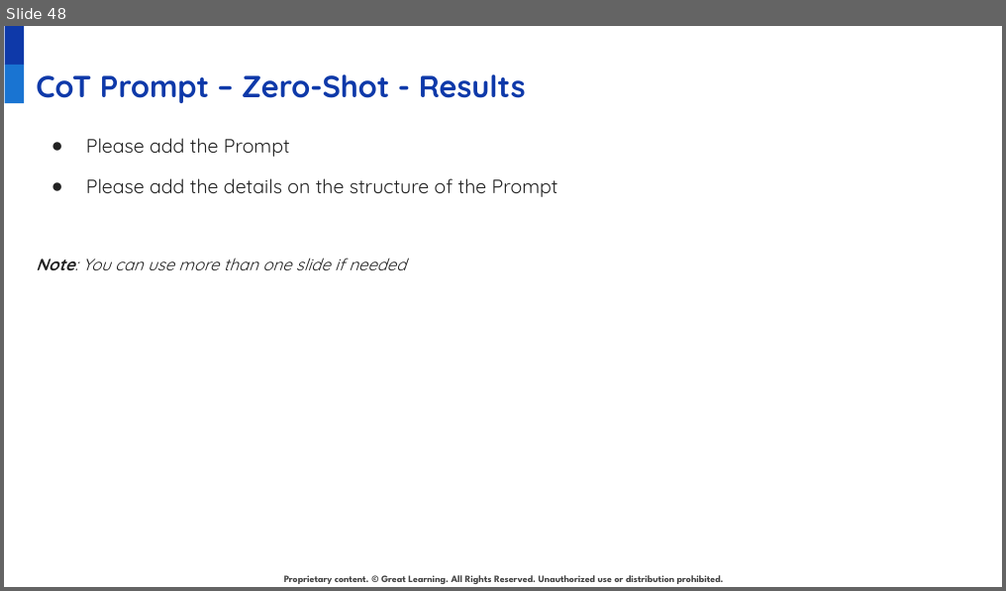
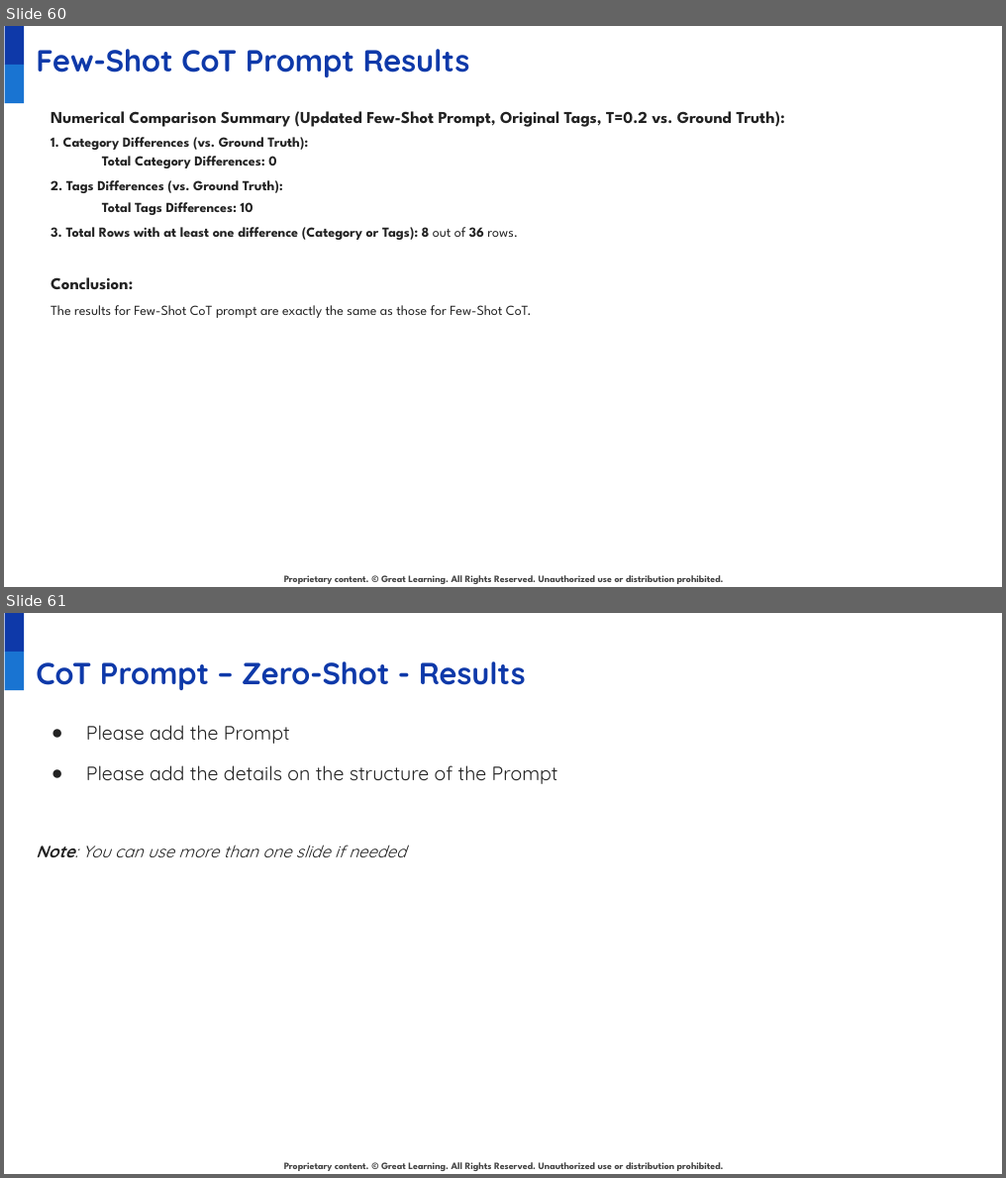
Before and after one commit to juanbucz/GreatLearning-TermProjects, a slide deck: GenAI-Powered Food Delivery Sentiment Analysis/Project Presentation - Business Applications of GenAI - John Buczkowski.pptx. Shown one above the other, each under a label of ours: slide 48 before the commit, slides 60 and 61 after it. The pictures are 1006x591 and 1006x1178 pixels, drawn with LibreOffice and Linux fonts; fonts in the diff are those of the drawing; background and template pictures are left out. Boxes give left, top, right and bottom in pixels: in the first picture for what was removed or moved away, otherwise in the second. Text is boxed around its words. In the diff, an @@ line names an element or a change of style, - is before the commit and + after.

Commit message:
GenAI - Food Delivery Sentiment Analysis - Zero-Shot and Few Shot Chain of Thought models

```diff
--- a/GenAI-Powered Food Delivery Sentiment Analysis/Project Presentation - Business Applications of GenAI - John Buczkowski.pptx
+++ b/GenAI-Powered Food Delivery Sentiment Analysis/Project Presentation - Business Applications of GenAI - John Buczkowski.pptx
@@ slide 60 added at (4,26,1002,587), background #FFFFFF; not listed: 3 template elements that a slide beside it also shows @@
@@ title added at (36,49,470,77), 22 pt, text #0E39A9, bold @@
+Few-Shot CoT Prompt Results
@@ text added at (51,111,785,318), 10 pt, text #222222, bold @@
+Numerical Comparison Summary (Updated Few-Shot Prompt, Original Tags, T=0.2 vs. Ground Truth):
+1. Category Differences (vs. Ground Truth):
+Total Category Differences: 0
+2. Tags Differences (vs. Ground Truth):
+  Total Tags Differences: 10
+3. Total Rows with at least one difference (Category or Tags): 8 out of 36 rows.
+Conclusion:
+The results for Few-Shot CoT prompt are exactly the same as those for Few-Shot CoT.
@@ what was slide 48 is now slide 61 @@
```
Also in this commit, not shown: 6 slides changed, 12 other slides added, 4 other files.
